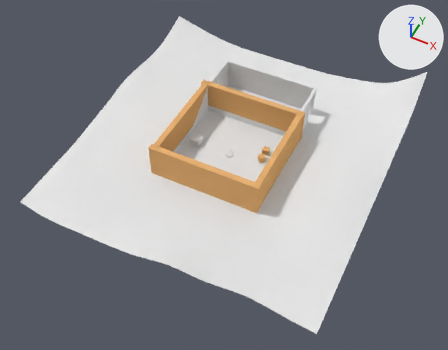
What one commit did to the Blender file ld40_moreworse/ld40_moreworse/assets/WORSE_warehouse.blend.
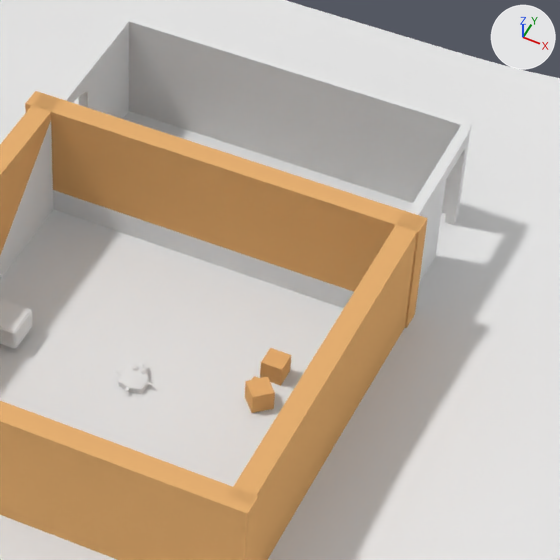
Each version is shown whole from a 50 mm camera at (126.4, -260.8, 303.9) aimed at (3.2, -14.3, -4.2), then close up on the part from 43% to 76% of the width and 16% to 57% of the height. Arrows for +X, +Y and +Z are at upper right; the lights stay in place.

Script lines for the objects in view, before the commit:
```python
me_cube_005 = bpy.data.meshes.new('Cube.005')
me_cube_005.from_pydata(...)  # a box spanning x -1.0..1.0, y -1.0..1.0, z -1.0..1.0
me_cube_005.materials.append(mat_material_001)  # orange #e7b173
ob_cube = bpy.data.objects.new('_Cube', me_cube_005)
ob_cube.location = (19.4, 8.9, 0.0)
ob_cube_001 = bpy.data.objects.new('_Cube.001', me_cube_005)
ob_cube_001.location = (21.2, 12.7, 2.0)
ob_cube_001.scale = (2.0, 2.0, 2.0)
ob_cube_002 = bpy.data.objects.new('_Cube.002', me_cube_005)
ob_cube_002.location = (21.5, 5.3, 2.0)
ob_cube_002.rotation_euler = (0.0, 0.0, 0.73)  # degrees (0, 0, 42)
ob_cube_002.scale = (2.0, 2.0, 2.0)
ob_wallsouth = bpy.data.objects.new('_WallSouth', me_cube_005)
ob_wallsouth.location = (-0.5, -35.3, 11.4)
ob_wallsouth.scale = (38.1, 2.0, 12.1)
# also in view: 'WH_Walls' at (0.0, 15.9, 10.9); '_WallEast' at (35.3, 0.8, 11.4); 'robot' at (0.0, 0.4, 0.9); '_WallNorth' at (-0.5, 35.4, 11.4); 'ExtGround' at (-1.3, 5.4, 13.9)
```
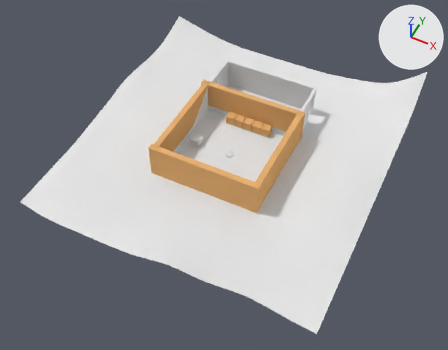
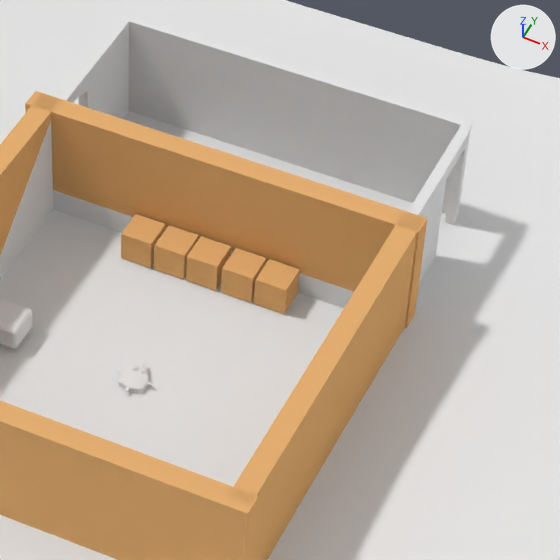
Diff of the bpy script that builds the scene:
```diff
--- a/ld40_moreworse/ld40_moreworse/assets/WORSE_warehouse.blend.py
+++ b/ld40_moreworse/ld40_moreworse/assets/WORSE_warehouse.blend.py
@@ ob_cube_002 @@
 ob_cube_002 = bpy.data.objects.new('_Cube.002', me_cube_005)
-ob_cube_002.location = (21.5, 5.3, 2.0)
-ob_cube_002.rotation_euler = (0.0, 0.0, 0.73)  # degrees (0, 0, 42)
-ob_cube_002.scale = (2.0, 2.0, 2.0)
+ob_cube_002.location = (0.2, 29.9, 3.3)
+ob_cube_002.scale = (3.0, 3.0, 3.0)
@@ ob_cube_001 @@
 ob_cube_001 = bpy.data.objects.new('_Cube.001', me_cube_005)
-ob_cube_001.location = (21.2, 12.7, 2.0)
-ob_cube_001.scale = (2.0, 2.0, 2.0)
+ob_cube_001.location = (13.7, 29.9, 3.3)
+ob_cube_001.scale = (3.0, 3.0, 3.0)
@@ ob_cube @@
 ob_cube = bpy.data.objects.new('_Cube', me_cube_005)
-ob_cube.location = (19.4, 8.9, 0.0)
+ob_cube.location = (7.1, 29.9, 3.3)
+ob_cube.scale = (3.0, 3.0, 3.0)
@@ ob_customer @@
+ob_customer = bpy.data.objects.new('Customer', me_cube_005)
+ob_customer.location = (-13.0, 29.9, 3.3)
+ob_customer.scale = (3.0, 3.0, 3.0)
@@ ob_customer_001 @@
+ob_customer_001 = bpy.data.objects.new('Customer.001', me_cube_005)
+ob_customer_001.location = (-6.3, 29.9, 3.3)
+ob_customer_001.scale = (3.0, 3.0, 3.0)
```

What differs and where, as boxes (x1, y1, x2, y2) in the close-ups (560 x 560 px):
'_Cube.001', moved, rescaled (47% wider, 44% taller)
    before: (260, 348, 291, 386)
    after: (254, 259, 300, 314)
'_Cube.002', moved, rescaled, turned
    before: (245, 377, 275, 413)
    after: (186, 236, 231, 291)
'_Cube', moved, rescaled
    before: (252, 376, 258, 380)
    after: (221, 248, 266, 303)
'Customer', added (orange)
    after: (121, 214, 165, 268)
'Customer.001', added (orange)
    after: (154, 225, 199, 280)
